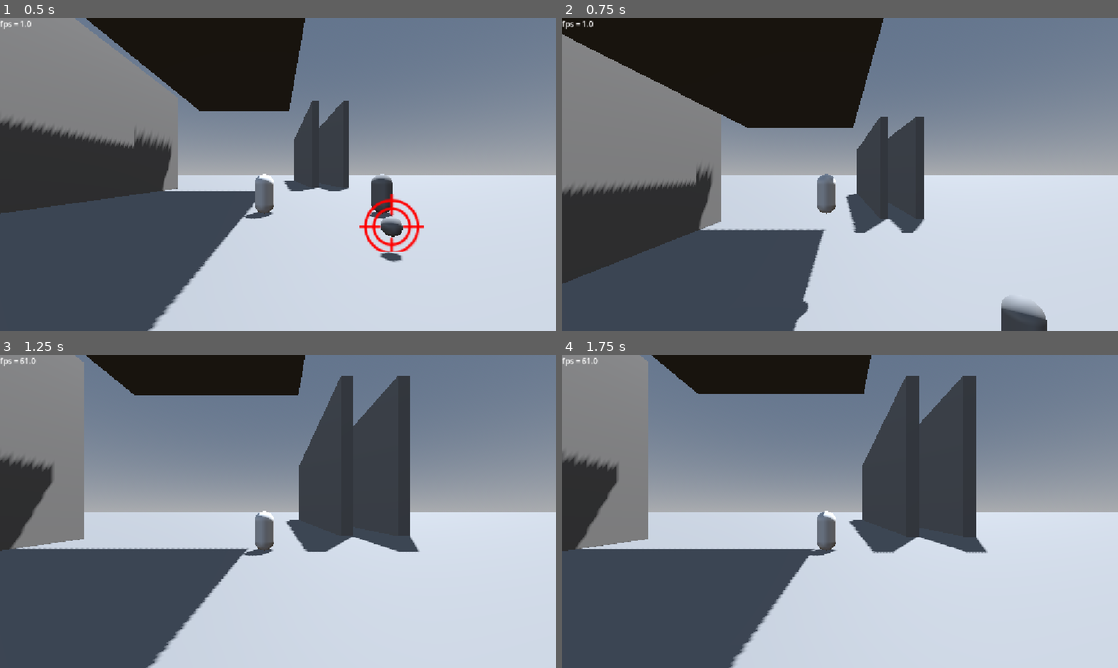
Above: before the commit, frames 1-4 (two rows, left to right).
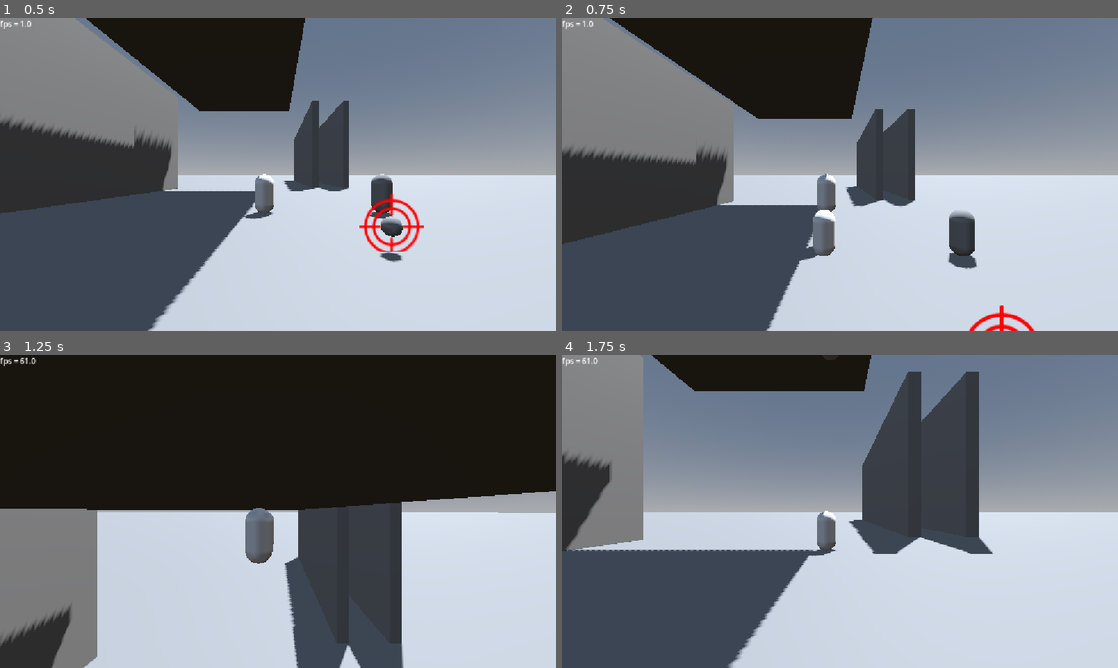
Above: after the commit, the same moments.

Repository: mrgarso/azure-latch
Game: Godot game, scene res://scenes/map.tscn
Same seed, same stepped clock (60 frames per second), same inputs: the game is played once before the commit and once after it.
Inputs (mouse positions are in pixels of both pictures, inside the frame that each line leads up to):
- Up to frame 1 (0.5 s): no input
- Up to frame 2 (0.75 s): move the mouse to (962, 158) at 0.52 s; tap 1 (1) at 0.6 s
- Up to frame 3 (1.25 s): tap A (a) at 0.8 s
- Up to frame 4 (1.75 s): move the mouse to (728, 527) at 1.27 s; tap A (a) at 1.35 s; tap D (d) at 1.55 s

Frame 1 is identical in both runs. In frame 2, 17% of the frame differs, in the area x 0-88%, y 0-100%; in frame 3, 67%, in the area x 0-100%, y 0-100%; in frame 4, 2.1%.

Commit message:
rework de afterimages y acomodamiento de velocity

Diff:
--- a/scenes/player.tscn
+++ b/scenes/player.tscn
@@ -51,15 +51,14 @@
 shoulder = NodePath("../..")
 player = NodePath("../../..")
 
-[node name="grab_ball_area" type="Area3D" parent="." unique_id=275785431 node_paths=PackedStringArray("ball_holder", "player", "ball_aim")]
-collision_layer = 0
+[node name="grab_ball_area" type="Area3D" parent="." unique_id=275785431 node_paths=PackedStringArray("ball_holder", "player")]
+collision_layer = 2
 collision_mask = 4
 script = ExtResource("4_tuyoq")
 kick_modes = Array[float]([0.1, 0.2])
 kick_strengths = Array[float]([10.0, 25.0, 75.0])
 ball_holder = NodePath("../ball_holder")
 player = NodePath("..")
-ball_aim = NodePath("")
 
 [node name="CollisionShape3D" type="CollisionShape3D" parent="grab_ball_area" unique_id=1180036576]
 shape = SubResource("SphereShape3D_tuyoq")
--- a/scripts/ball/ball.gd
+++ b/scripts/ball/ball.gd
@@ -147,7 +147,6 @@
 
 func apply_impulse(direction := Vector3.ZERO):
 	velocity += direction
-	print(direction)
 
 func local_curvature_radius(p0 := Vector3(), p1 := Vector3(), p2 := Vector3()) -> float:
 	var a := p0.distance_to(p1)
--- a/scripts/ball/trajectory_line.gd
+++ /dev/null
@@ -1,17 +0,0 @@
-extends MeshInstance3D
-class_name trajectory_line
-
-
-#NO USAR, ES PURO MRD ESTO, gratzie :3
-func update_trajectory(points: PackedVector3Array) -> void:
-	if points.size() < 2:
-		mesh = null
-		return
-
-	var arr_mesh := ArrayMesh.new()
-	var arrays := []
-	arrays.resize(Mesh.ARRAY_MAX)
-	arrays[Mesh.ARRAY_VERTEX] = points
-
-	arr_mesh.add_surface_from_arrays(Mesh.PRIMITIVE_LINE_STRIP, arrays)
-	mesh = arr_mesh
--- a/scripts/impulse.gd
+++ b/scripts/impulse.gd
@@ -2,3 +2,4 @@
 class_name Impulse
 
 var vec := Vector3.ZERO
+var cleared := false
--- a/scripts/player.gd
+++ b/scripts/player.gd
@@ -15,6 +15,8 @@
 	set(value):
 		can_move = value
 		direction = Vector2.ZERO
+var current_gravity := 0.0
+var current_speed := 0.0
 var using_move := false
 var iframes := false
 var direction := Vector2.ZERO
@@ -22,6 +24,10 @@
 var sides := Vector3.ZERO
 var movement := Vector3.ZERO
 var impulses: Array[Impulse] = []
+
+func _ready() -> void:
+	current_gravity = gravity
+	current_speed = speed
 
 func _physics_process(delta: float) -> void:
 	fps_label.text = "fps = " + str(Engine.get_frames_per_second())
@@ -39,7 +45,7 @@
 		if is_on_floor() and Input.is_action_pressed("space"):
 			velocity.y = jump_speed
 
-	movement = ((direction.x * sides) + (direction.y * forw)) * speed
+	movement = ((direction.x * sides) + (direction.y * forw)) * current_speed
 	if direction:
 		velocity.x = lerp(velocity.x, movement.x, delta * accel)
 		velocity.z = lerp(velocity.z, movement.z, delta * accel)
@@ -49,12 +55,13 @@
 
 	#velocity.y = impulse_sum.y * delta * 3
 	#velocity.y = lerp(velocity.y, impulse_sum.y, delta * 3)
-	if impulse_sum.y:
-		velocity.y = lerp(velocity.y, impulse_sum.y * speed, delta * accel)
+	if impulse_sum.y or using_move:
+		velocity.y = lerp(velocity.y, impulse_sum.y * current_speed, delta * accel)
 	if not is_on_floor():
-		velocity.y -= gravity * delta * 4
-
+		velocity.y -= current_gravity * delta * 4
+	#print("vel = ",velocity,"   direction = ",direction,"   movement = ",movement, "   impulse",impulse_sum)
+	#print(velocity.y, "   ,", impulse_sum.y)
 	move_and_slide()
 
-func _unhandled_input(event: InputEvent) -> void:
+func _unhandled_input(_event: InputEvent) -> void:
 	pass
--- a/scripts/skills/Isagi_moves/move_1.gd
+++ b/scripts/skills/Isagi_moves/move_1.gd
@@ -4,6 +4,18 @@
 func use(target:Player=null, speed:=1.0, godmode:=false, vulnerable:=false):
 	if target.can_move:
 		target.using_move = true
-		SB.velocity(target, Vector3(0, 3.5, -3.5), 0.1, 1)
-		await SB.wait(20, speed)
+		var hitbox :Dictionary= {
+		"collided": false,
+		"target_hit": null
+	}
+		SB.afterimage(target, 5, 0.15)
+		SB.velocity(target, false, Vector3(0, 1.2, -1.2), 0.3, 1, 0.0)
+		while hitbox["collided"] == false:
+			hitbox = await SB.hitbox(target, Vector3.ONE * 10, Vector3.ZERO, 0.3, SB.HitboxTargets.BALL)
+			if target.impulses.is_empty():
+				break
+		if hitbox["collided"]:
+			SB.clear_velocities(target)
+			target.grab_ball_area.ball = hitbox["target_hit"]
+			await SB.velocity(target, false, Vector3(0, .9, 0), 0.2, 1, 0.0)
 		target.using_move = false
--- a/scripts/skills/skill_builder.gd
+++ b/scripts/skills/skill_builder.gd
@@ -1,16 +1,32 @@
 extends Node
 
 
-func velocity(target: Player, direction := Vector3.ZERO, duration := 1.0, decay := 0.99) -> void:
+func velocity(target: Player,fade_out := false, direction := Vector3.ZERO, duration := 1.0, decay := 0.99, custom_gravity :float= target.gravity) -> void:
 	var imp := Impulse.new()
+	if custom_gravity != target.gravity:
+		target.current_gravity = custom_gravity
 	if direction.y != 0:
 		target.velocity.y = 0.0
 	imp.vec = direction
 	target.impulses.append(imp)
-	for i in (Engine.physics_ticks_per_second * duration):
-		imp.vec *= decay
-		await get_tree().create_timer(Engine.time_scale / Engine.physics_ticks_per_second).timeout
+	if fade_out:
+		for i in (Engine.physics_ticks_per_second * duration):
+			imp.vec *= decay
+			if imp.cleared:
+				break
+			await get_tree().create_timer(Engine.time_scale / Engine.physics_ticks_per_second).timeout
+	else:
+		for i in (Engine.physics_ticks_per_second * duration):
+			if imp.cleared:
+				break
+			await get_tree().create_timer(Engine.time_scale / Engine.physics_ticks_per_second).timeout
 	target.impulses.erase(imp)
+	target.current_gravity = target.gravity
+
+func clear_velocities(target : Player) -> void:
+	var impulses := target.impulses
+	for i in impulses:
+		i.cleared = true
 
 func wait(frames := 60, speed := 1.0) -> void:
 	for i in frames:
@@ -18,29 +34,37 @@
 
 func afterimage(target: Player, quantity := 5, in_between := 0.1, duration := 1.0, custom_color := Color(1,1,1,1), offset := Vector3(0,0,0)) -> void:
 	var source: MeshInstance3D = target.get_node("MeshInstance3D")
+	var multi := MultiMeshInstance3D.new()
+	multi.multimesh = MultiMesh.new()
+	multi.multimesh.mesh = source.mesh.duplicate()
+	multi.multimesh.mesh.surface_set_material(0, StandardMaterial3D.new())
+	multi.multimesh.use_colors = true
+	var mat := multi.multimesh.mesh.surface_get_material(0).duplicate() as StandardMaterial3D
+	mat.albedo_color = custom_color
+
+	mat.vertex_color_use_as_albedo = true
+	multi.multimesh.transform_format = MultiMesh.TRANSFORM_3D
+	multi.multimesh.instance_count = quantity
+	multi.multimesh.mesh.surface_set_material(0, mat)
+	mat.transparency = BaseMaterial3D.TRANSPARENCY_ALPHA
+	get_tree().current_scene.add_child(multi)
 	for i in quantity:
-		var clone := source.duplicate() as MeshInstance3D
-		target.get_parent().add_child(clone)
-		var mat: StandardMaterial3D = clone.get_active_material(0)
-		if mat == null:
-			mat = StandardMaterial3D.new()
-		elif mat is BaseMaterial3D:
-			mat = mat.duplicate()
-		else:
-			clone.queue_free()
-			continue
-		mat.transparency = BaseMaterial3D.TRANSPARENCY_ALPHA_HASH
-		clone.set_surface_override_material(0, mat)
-		mat.transparency = BaseMaterial3D.TRANSPARENCY_ALPHA
-		mat.albedo_color = custom_color
-		clone.global_transform = target.global_transform
-		clone.global_position += (target.transform.basis * -offset)
-		clone.name = "afterimage %d" % i
-		clone.top_level = true
-		var tween := clone.create_tween()
-		tween.tween_property(clone, "transparency", 1.0, duration)
-		tween.tween_callback(clone.queue_free)
+		var desired_transform := target.transform
+		desired_transform.origin = target.global_position + offset
+		multi.multimesh.set_instance_transform(i, desired_transform)
+		multi.multimesh.visible_instance_count = i + 1
+		multi.multimesh.set_instance_color(i, custom_color)
 		await get_tree().create_timer(in_between).timeout
+	var tween := create_tween()
+	tween.set_parallel(true)
+	for i in quantity:
+
+		tween.tween_method(
+			func(c: Color): multi.multimesh.set_instance_color(i, c),
+			custom_color, Color(1,1,1,0), duration
+		)
+	await tween.finished
+	multi.queue_free()
 
 func fov_change(target: Player, from := 70, to := 70, duration := 1.0) -> void:
 	var camera: Camera3D = target.get_node("shoulder/SpringArm3D/Camera3D")
@@ -68,6 +92,7 @@
 	var ball_traj_range := 240
 	var ball_traj_delta := 1.0 / Engine.physics_ticks_per_second
 	var ball_traj_width := 0.05
+	subject.velocity = Vector3.ZERO
 
 	@warning_ignore("integer_division")
 	var ball_traj := subject.predict_trajectory(subject.global_position, final_direction, ball_traj_range / Engine.physics_ticks_per_second, ball_traj_delta, speed)
@@ -86,7 +111,6 @@
 		subject.last_owner = target
 		subject.apply_impulse(final_direction)
 		target.grab_ball_area.ball = null
-		fade_and_hide(subject.trajectory_mesh, 2.0)
 
 func fade_and_hide(mesh_inst: MeshInstance3D, duration := 0.5) -> void:
 	var mat := mesh_inst.material_override as StandardMaterial3D
@@ -109,3 +133,35 @@
 func delete(target: Node3D, seconds := 0.5) -> void:
 	await get_tree().create_timer(seconds).timeout
 	target.queue_free()
+
+enum HitboxTargets {
+	MAP = 1,
+	PLAYERS = 2,
+	BALL = 3
+}
+
+func hitbox(parent: Player = null, size := Vector3.ONE * 10, offset := Vector3.ZERO, duration := 1.0, target := HitboxTargets.BALL) -> Dictionary:
+	var area := Area3D.new()
+	var collision := CollisionShape3D.new()
+	var collided := false
+	var target_hit :Node3D= null
+	collision.shape = BoxShape3D.new() as BoxShape3D
+	collision.position = offset
+	collision.debug_color = Color(0.5,0,1)
+	collision.shape.size = size
+	area.set_collision_mask_value(1, false)
+	area.set_collision_mask_value(target, true)
+	area.add_child(collision)
+	parent.add_child(area)
+	for i in Engine.physics_ticks_per_second * duration:
+		area.global_position = parent.global_position
+		if area.get_overlapping_areas():
+			collided = true
+			target_hit = area.get_overlapping_areas()[0].get_parent()
+			break
+		await wait(1)
+	delete(area, 0.0)
+	return {
+		"collided": collided,
+		"target_hit": target_hit
+	}
Not shown, removed: scripts/ball/trajectory_line.gd.uid
